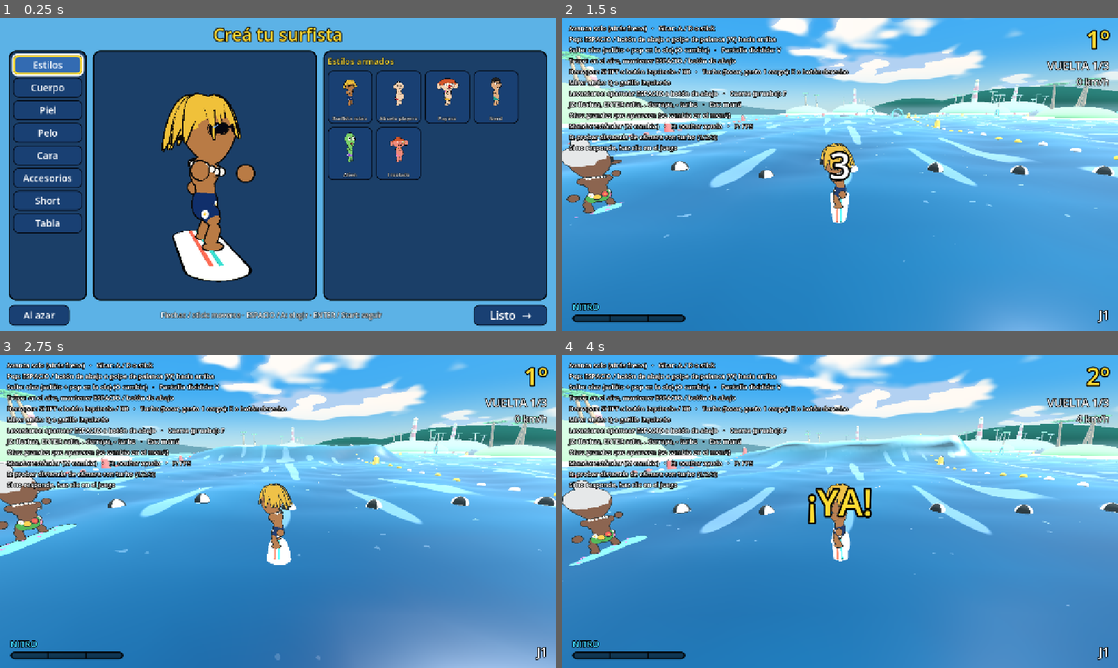
Above: before the commit, frames 1-4 (two rows, left to right).
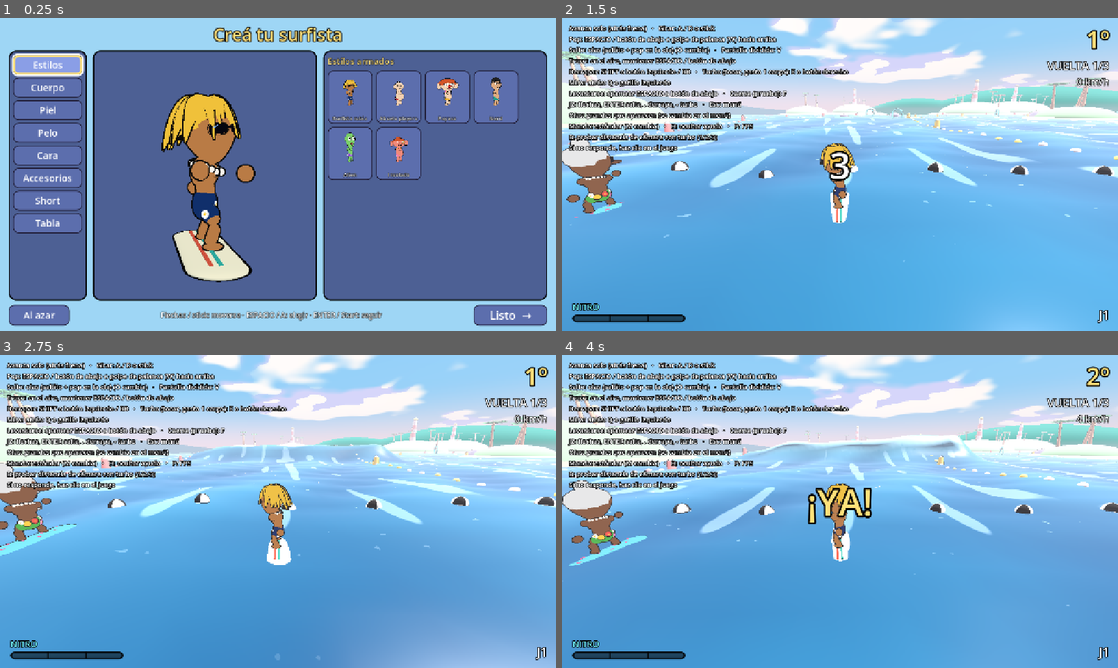
Above: after the commit, the same moments.

Repository: asimplesurfer/simplesurf
Game: Godot game, scene res://ui/menus/character_select.tscn
Two runs of this game, one before a commit and one after it. Both use one fixed random seed, a clock stepped at 60 frames per second and the inputs below. Sound files missing from this copy of the repository are replaced by a short silence.
Inputs (mouse positions are in pixels of both pictures, inside the frame that each line leads up to):
- Up to frame 1 (0.25 s): no input
- Up to frame 2 (1.5 s): tap Enter (ui_accept) at 0.5, 0.77 s; move the mouse to (962, 158) at 0.52 s; hold D (p1_right) 0.53-1.25 s; hold Space (p1_a) 0.53-1.25 s; click (962, 158) at 0.67 s; drag from (728, 190) to (812, 237) at 1.27 s
- Up to frame 3 (2.75 s): move the mouse to (333, 442) at 2.02 s; hold D (p1_right) from 2.03 s (still down); tap Shift (p1_drift) at 2.1 s
- Up to frame 4 (4 s): release D (p1_right) at 2.75 s; drag from (812, 574) to (673, 464) at 2.77 s; move the mouse to (1006, 558) at 3.52 s; hold A (p1_left) from 3.53 s (still down); tap T (p1_storm) at 3.6 s; tap Enter (ui_accept) at 3.77 s

The runs differ from the first frame. In frame 1, 92% of the frame differs, in the area x 0-100%, y 0-100%; in frame 2, 87%; in frame 3, 78%; in frame 4, 87%.

Commit message:
Paleta pastel de playa y verano
- core/visual/palette.gd: una sola paleta (arena, menta, coral, manteca,
  aqua, durazno, lila, rosa) que usan islas, boyas, círculos, rocas, el
  atolón, el modo libre, el HUD y el menú.
- Cielo más claro con bruma lila en el horizonte, nubes con sombra lila,
  agua turquesa suave (con profundidad), luz más suave y cálida.
- Los materiales cartoon compensan la luz: el color que se elige es el que
  se ve (antes los tonos claros se quemaban a blanco).
- La tormenta mantiene sus tonos propios (fija también el brillo y la
  espuma del agua).

Co-Authored-By: Claude Opus 5.5 <noreply@anthropic.com>
Claude-Session: https://claude.ai/code/session_0158oNfJa2g5qsqyuATh8Mjh

Diff:
--- /dev/null
+++ b/core/visual/palette.gd
@@ -0,0 +1,38 @@
+class_name Palette
+extends RefCounted
+## Paleta del juego: tonos pastel de playa y verano (suaves, claros, que se
+## lleven bien entre sí). Todo lo que tiene color propio lo toma de acá, así
+## se ajusta en un solo lugar. (La tormenta usa sus propios tonos grises: ver
+## storm.gd.)
+
+# Playa e islas
+const SAND := Color(0.98, 0.83, 0.64)
+const GRASS := Color(0.6, 0.87, 0.62)
+const LEAVES := Color(0.42, 0.78, 0.56)
+const TRUNK := Color(0.84, 0.66, 0.52)
+const ROCK := Color(0.62, 0.63, 0.74)
+const VOLCANO := Color(0.66, 0.56, 0.58)
+const LAVA := Color(1.0, 0.6, 0.45)
+const STONE := Color(0.76, 0.7, 0.72)
+const MOSS := Color(0.55, 0.8, 0.6)
+const WOOD := Color(0.72, 0.55, 0.45)
+const SAIL := Color(1.0, 0.96, 0.9)
+
+# Colores vivos pero suaves (boyas, círculos, carteles)
+const WHITE := Color(1.0, 0.98, 0.96)
+const CORAL := Color(1.0, 0.56, 0.55)
+const BUTTER := Color(1.0, 0.88, 0.48)
+const AQUA := Color(0.42, 0.9, 0.92)
+const PEACH := Color(1.0, 0.72, 0.52)
+const LILAC := Color(0.76, 0.68, 0.98)
+const PINK := Color(1.0, 0.66, 0.82)
+const MINT := Color(0.58, 0.95, 0.74)
+
+# Interfaz (menú, HUD)
+const UI_SKY := Color(0.62, 0.84, 0.96)
+const UI_PANEL := Color(0.25, 0.3, 0.52, 0.86)
+const UI_TILE := Color(0.36, 0.43, 0.68)
+const UI_TILE_HOVER := Color(0.45, 0.53, 0.8)
+const UI_TILE_ON := Color(0.54, 0.62, 0.9)
+const UI_INK := Color(0.13, 0.12, 0.22)
+const UI_SOFT_TEXT := Color(0.92, 0.94, 1.0)
--- a/core/visual/toon_material.gd
+++ b/core/visual/toon_material.gd
@@ -5,10 +5,17 @@
 const OUTLINE_SHADER := preload("res://assets/shaders/outline.gdshader")
 
 
+## Cuánto ilumina la escena de día (sol + luz ambiente) la cara iluminada de un
+## objeto. El color que se pide es el que se VE iluminado: se divide por esto,
+## así los tonos pastel no se queman a blanco.
+const LIT := 1.35
+
+
 ## Material con sombreado tipo cartoon y contorno. outline_width = 0 lo quita.
+## `color` es como se ve con luz de día.
 static func make(color: Color, outline_width: float = 0.035) -> StandardMaterial3D:
 	var m := StandardMaterial3D.new()
-	m.albedo_color = color
+	m.albedo_color = Color(color.r / LIT, color.g / LIT, color.b / LIT, color.a)
 	m.diffuse_mode = BaseMaterial3D.DIFFUSE_TOON
 	m.specular_mode = BaseMaterial3D.SPECULAR_TOON
 	m.roughness = 0.8
--- a/main.tscn
+++ b/main.tscn
@@ -19,11 +19,11 @@
 background_mode = 2
 sky = SubResource("Sky_tropical")
 ambient_light_source = 2
-ambient_light_color = Color(0.75, 0.88, 1, 1)
-ambient_light_energy = 0.45
+ambient_light_color = Color(0.92, 0.9, 1, 1)
+ambient_light_energy = 0.6
 reflected_light_source = 1
 fog_enabled = true
-fog_light_color = Color(0.7, 0.9, 0.98, 1)
+fog_light_color = Color(0.93, 0.9, 0.96, 1)
 fog_sky_affect = 0.0
 fog_density = 0.0045
 
@@ -34,7 +34,8 @@
 
 [node name="Sun" type="DirectionalLight3D" parent="."]
 rotation = Vector3(-0.96, 0.61, 0)
-light_energy = 1.1
+light_color = Color(1, 0.97, 0.92, 1)
+light_energy = 0.85
 shadow_enabled = true
 directional_shadow_max_distance = 50.0
 
--- a/sandbox.tscn
+++ b/sandbox.tscn
@@ -18,11 +18,11 @@
 background_mode = 2
 sky = SubResource("Sky_tropical")
 ambient_light_source = 2
-ambient_light_color = Color(0.75, 0.88, 1, 1)
-ambient_light_energy = 0.45
+ambient_light_color = Color(0.92, 0.9, 1, 1)
+ambient_light_energy = 0.6
 reflected_light_source = 1
 fog_enabled = true
-fog_light_color = Color(0.7, 0.9, 0.98, 1)
+fog_light_color = Color(0.93, 0.9, 0.96, 1)
 fog_sky_affect = 0.0
 fog_density = 0.0045
 
@@ -33,7 +33,8 @@
 
 [node name="Sun" type="DirectionalLight3D" parent="."]
 rotation = Vector3(-0.96, 0.61, 0)
-light_energy = 1.1
+light_color = Color(1, 0.97, 0.92, 1)
+light_energy = 0.85
 shadow_enabled = true
 directional_shadow_max_distance = 50.0
 
--- a/tests/suites/test_maps.gd
+++ b/tests/suites/test_maps.gd
@@ -266,9 +266,13 @@
 	root.add_child(sunny)
 	await process_frame
 	var sunny_env := (sunny.get_node("WorldEnvironment") as WorldEnvironment).environment
+	# La luz ambiente de día, tal como viene en la escena.
+	var fresh: Node = load("res://main.tscn").instantiate()
+	var day_ambient: float = (fresh.get_node("WorldEnvironment") as WorldEnvironment).environment.ambient_light_energy
+	fresh.free()
 	_check(
 		(sunny.get_node("Course") as Course).storm == null and sunny_env.sky.sky_material.get_shader_parameter("zenith_color") == null
-		and absf(sunny_env.ambient_light_energy - 0.45) < 0.01
+		and absf(sunny_env.ambient_light_energy - day_ambient) < 0.01
 		and (sunny.get_node("Water") as Water).waves.max_height() < 1.0,
 		"con sol, sin tormenta (cielo azul y mar normal)"
 	)
--- a/ui/hud/hud.gd
+++ b/ui/hud/hud.gd
@@ -6,9 +6,9 @@
 
 @export var rider_path: NodePath
 
-const PROMPT_COLOR := Color(1.0, 0.86, 0.2)
-const NITRO_COLOR := Color(0.25, 0.85, 1.0)
-const BAD_COLOR := Color(1.0, 0.4, 0.35)
+const PROMPT_COLOR := Palette.BUTTER
+const NITRO_COLOR := Palette.AQUA
+const BAD_COLOR := Palette.CORAL
 const SPEED_LINES_SHADER := preload("res://ui/shaders/speed_lines.gdshader")
 const SPLASH_SHADER := preload("res://ui/shaders/wave_splash.gdshader")
 ## Duración del efecto de atravesar una ola (s): golpe de agua y gotas que chorrean.
@@ -32,13 +32,13 @@
 
 ## Colores del contador de trucos: cuanto más vueltas, más "caliente".
 const TRICK_COLORS: Array[Color] = [
-	Color(1.0, 1.0, 1.0),
-	Color(0.45, 0.9, 1.0),
-	Color(0.5, 1.0, 0.5),
-	Color(1.0, 0.9, 0.25),
-	Color(1.0, 0.6, 0.2),
-	Color(1.0, 0.32, 0.3),
-	Color(1.0, 0.35, 0.9),
+	Palette.WHITE,
+	Palette.AQUA,
+	Palette.MINT,
+	Palette.BUTTER,
+	Palette.PEACH,
+	Palette.CORAL,
+	Palette.PINK,
 ]
 
 const COMPACT_SCALE := 0.6
@@ -262,7 +262,7 @@
 		_waves_box.visible = true
 		var level := GameSettings.sandbox_wave_level
 		for k in _wave_bars.size():
-			_wave_bars[k].color = Color(0.3, 0.85, 1.0) if k < level else Color(0.0, 0.0, 0.0, 0.45)
+			_wave_bars[k].color = Palette.AQUA if k < level else Color(0.0, 0.0, 0.0, 0.45)
 		_center_label.visible = _center_time > 0.0
 	elif _race():
 		var race := _race()
--- a/ui/menus/character_select.gd
+++ b/ui/menus/character_select.gd
@@ -19,8 +19,8 @@
 
 const RACE_SCENE := "res://main.tscn"
 const SANDBOX_SCENE := "res://sandbox.tscn"
-const YELLOW := Color(1.0, 0.86, 0.2)
-const PANEL_BG := Color(0.05, 0.15, 0.3, 0.82)
+const YELLOW := Palette.BUTTER
+const PANEL_BG := Palette.UI_PANEL
 const TILE := Vector2(104.0, 122.0)
 ## Segundos sin tocar nada para que arranque la demo (carrera de bots).
 const IDLE_DEMO_TIME := 10.0
@@ -131,7 +131,7 @@
 	_cam = null
 	set_anchors_preset(Control.PRESET_FULL_RECT)
 	var bg := ColorRect.new()
-	bg.color = Color(0.36, 0.7, 0.9)
+	bg.color = Palette.UI_SKY
 	bg.set_anchors_preset(Control.PRESET_FULL_RECT)
 	add_child(bg)
 	_thumbs = ThumbRenderer.new()
@@ -140,7 +140,7 @@
 		_build_creator()
 	else:
 		_build_setup()
-	_demo_label = _label("", 16, Color(0.9, 0.97, 1.0))
+	_demo_label = _label("", 16, Palette.UI_SOFT_TEXT)
 	_demo_label.position = Vector2(20.0, 4.0)
 	add_child(_demo_label)
 
@@ -689,12 +689,12 @@
 	b.set_meta("selected", selected)
 	for state in ["normal", "hover", "pressed", "focus"]:
 		var sb := StyleBoxFlat.new()
-		sb.bg_color = Color(0.1, 0.25, 0.45) if state != "hover" else Color(0.16, 0.34, 0.58)
+		sb.bg_color = Palette.UI_TILE if state != "hover" else Palette.UI_TILE_HOVER
 		if selected or state == "pressed":
-			sb.bg_color = Color(0.2, 0.42, 0.7)
+			sb.bg_color = Palette.UI_TILE_ON
 		sb.set_corner_radius_all(12)
 		sb.set_border_width_all(5 if selected else 2)
-		sb.border_color = YELLOW if selected else Color(0.02, 0.05, 0.1)
+		sb.border_color = YELLOW if selected else Palette.UI_INK
 		if state == "focus":
 			sb.bg_color = Color(0, 0, 0, 0)
 			sb.set_border_width_all(4)
--- a/ui/race/results_panel.gd
+++ b/ui/race/results_panel.gd
@@ -42,7 +42,7 @@
 	_panel.offset_top = -170.0
 	_panel.offset_bottom = 170.0
 	var style := StyleBoxFlat.new()
-	style.bg_color = Color(0.02, 0.1, 0.2, 0.85)
+	style.bg_color = Palette.UI_PANEL
 	style.set_corner_radius_all(18)
 	style.set_border_width_all(4)
 	style.border_color = Color.BLACK
@@ -54,10 +54,10 @@
 	var box := VBoxContainer.new()
 	box.add_theme_constant_override("separation", 14)
 	_panel.add_child(box)
-	box.add_child(_label("Resultados", 44, Color(1.0, 0.86, 0.2)))
+	box.add_child(_label("Resultados", 44, Palette.BUTTER))
 	_list = _label("", 30, Color.WHITE)
 	box.add_child(_list)
-	box.add_child(_label("R o Start: otra carrera\nC o Esc: cambiar personaje", 18, Color(0.8, 0.9, 1.0)))
+	box.add_child(_label("R o Start: otra carrera\nC o Esc: cambiar personaje", 18, Palette.UI_SOFT_TEXT))
 
 
 func _label(text: String, font_size: int, color: Color) -> Label:
--- a/world/course/course_markers.gd
+++ b/world/course/course_markers.gd
@@ -56,8 +56,8 @@
 ## Bordes de la pista: una corchera continua a cada lado (flotadores cada
 ## pocos metros, de dos colores) y boyas grandes cada tanto para verlas de lejos.
 func _build_buoys() -> void:
-	var yellow := Color(1.0, 0.82, 0.2)
-	var red := Color(0.95, 0.28, 0.25)
+	var yellow := Palette.BUTTER
+	var red := Palette.CORAL
 	# Adentro (derecha del que corre) amarilla; afuera (izquierda) roja.
 	_add_rope(-half_width, yellow)
 	_add_rope(half_width, red)
@@ -92,7 +92,7 @@
 		var a := TAU * i / count
 		var p := track.position_at(a, lateral)
 		mm.set_instance_transform(i, Transform3D(Basis.IDENTITY, p))
-		mm.set_instance_color(i, color if (i / 2) % 2 == 0 else Color(0.97, 0.97, 0.97))
+		mm.set_instance_color(i, color if (i / 2) % 2 == 0 else Palette.WHITE)
 	var mmi := MultiMeshInstance3D.new()
 	mmi.name = "Rope"
 	mmi.multimesh = mm
@@ -117,7 +117,7 @@
 	top_mesh.height = 0.5
 	top_mesh.radial_segments = 8
 	top_mesh.rings = 4
-	top_mesh.material = ToonMaterial.make(Color(0.97, 0.97, 0.97), 0.03)
+	top_mesh.material = ToonMaterial.make(Palette.WHITE, 0.03)
 	# Todas las boyas de un borde en dos MultiMesh (base y punta): pocas
 	# llamadas de dibujo. Flotan igual que las corcheras.
 	var points: Array[Vector3] = []
@@ -162,7 +162,7 @@
 	pole_mesh.top_radius = 0.5
 	pole_mesh.bottom_radius = 0.6
 	pole_mesh.height = 11.0
-	pole_mesh.material = ToonMaterial.make(Color(0.95, 0.95, 0.95), 0.06)
+	pole_mesh.material = ToonMaterial.make(Palette.WHITE, 0.06)
 	for p in [inner, outer]:
 		var pole := MeshInstance3D.new()
 		pole.mesh = pole_mesh
--- a/world/island/island.gd
+++ b/world/island/island.gd
@@ -10,10 +10,10 @@
 ## Volcán: un cono de roca con lava en el cráter y humo (en vez de la loma).
 @export var volcano: bool = false
 
-const SAND := Color(0.98, 0.86, 0.6)
-const GRASS := Color(0.45, 0.78, 0.35)
-const TRUNK := Color(0.6, 0.42, 0.25)
-const LEAVES := Color(0.25, 0.65, 0.3)
+const SAND := Palette.SAND
+const GRASS := Palette.GRASS
+const TRUNK := Palette.TRUNK
+const LEAVES := Palette.LEAVES
 
 
 func _ready() -> void:
@@ -71,7 +71,7 @@
 	cone.bottom_radius = radius * 0.78
 	cone.height = radius * 0.95
 	cone.radial_segments = 32
-	cone.material = ToonMaterial.make(Color(0.42, 0.34, 0.3), 0.0)
+	cone.material = ToonMaterial.make(Palette.VOLCANO, 0.0)
 	var top_y := 0.6 + cone.height
 	_add_mesh(cone, Vector3(0.0, 0.6 + cone.height * 0.5, 0.0))
 	# Lava en el cráter (brilla aunque sea de noche).
@@ -81,7 +81,7 @@
 	lava.height = 0.6
 	var lava_mat := StandardMaterial3D.new()
 	lava_mat.shading_mode = BaseMaterial3D.SHADING_MODE_UNSHADED
-	lava_mat.albedo_color = Color(1.0, 0.45, 0.1)
+	lava_mat.albedo_color = Palette.LAVA
 	lava.material = lava_mat
 	_add_mesh(lava, Vector3(0.0, top_y - 0.1, 0.0))
 	# Chorros de lava bajando por la ladera.
@@ -212,7 +212,7 @@
 
 
 func _add_lighthouse(base: Vector3) -> void:
-	var colors := [Color(0.97, 0.97, 0.97), Color(0.9, 0.25, 0.25)]
+	var colors := [Palette.WHITE, Palette.CORAL]
 	var y := 0.0
 	for i in 5:
 		var seg := CylinderMesh.new()
@@ -225,5 +225,5 @@
 	var lamp := SphereMesh.new()
 	lamp.radius = 1.4
 	lamp.height = 2.8
-	lamp.material = ToonMaterial.make(Color(1.0, 0.9, 0.4), 0.06)
+	lamp.material = ToonMaterial.make(Palette.BUTTER, 0.06)
 	_add_mesh(lamp, base + Vector3(0.0, y + 0.8, 0.0))
--- a/world/maps/atoll_extras.gd
+++ b/world/maps/atoll_extras.gd
@@ -24,8 +24,8 @@
 	arch.name = "RockArch"
 	arch.position = Vector3(0.0, 0.0, -143.4)
 	course.add_child(arch)
-	var stone := ToonMaterial.make(Color(0.5, 0.42, 0.36), 0.12)
-	var moss := ToonMaterial.make(Color(0.36, 0.55, 0.3), 0.12)
+	var stone := ToonMaterial.make(Palette.STONE, 0.12)
+	var moss := ToonMaterial.make(Palette.MOSS, 0.12)
 	var arng := RandomNumberGenerator.new()
 	arng.seed = 77
 	var steps := 15
@@ -67,7 +67,7 @@
 	ship.position = at
 	ship.rotation = Vector3(0.18, 0.7, 0.35)
 	ship.scale = Vector3.ONE * 1.5
-	var wood := ToonMaterial.make(Color(0.42, 0.27, 0.15), 0.12)
+	var wood := ToonMaterial.make(Palette.WOOD, 0.12)
 	var hull := MeshInstance3D.new()
 	var cap := CapsuleMesh.new()
 	cap.radius = 3.0
@@ -90,7 +90,7 @@
 	var sail := MeshInstance3D.new()
 	var quad := BoxMesh.new()
 	quad.size = Vector3(5.0, 4.0, 0.1)
-	quad.material = ToonMaterial.make(Color(0.92, 0.88, 0.78), 0.08)
+	quad.material = ToonMaterial.make(Palette.SAIL, 0.08)
 	sail.mesh = quad
 	sail.position = Vector3(0.6, 7.0, -1.5)
 	sail.rotation = Vector3(0.0, 0.3, 0.3)
@@ -98,7 +98,7 @@
 	var flag := MeshInstance3D.new()
 	var fq := BoxMesh.new()
 	fq.size = Vector3(1.6, 1.0, 0.05)
-	fq.material = ToonMaterial.make(Color(0.08, 0.08, 0.1), 0.0)
+	fq.material = ToonMaterial.make(Palette.UI_INK, 0.0)
 	flag.mesh = fq
 	flag.position = Vector3(1.9, 10.4, -1.5)
 	ship.add_child(flag)
--- a/world/nitro_ring.gd
+++ b/world/nitro_ring.gd
@@ -7,7 +7,7 @@
 ## Segundos antes de que el mismo Rider pueda volver a agarrarlo.
 @export var cooldown: float = 2.0
 
-const COLOR := Color(0.25, 0.9, 1.0)
+const COLOR := Palette.AQUA
 
 var _ring: MeshInstance3D
 var _cooldowns: Dictionary = {}
--- a/world/rock.gd
+++ b/world/rock.gd
@@ -7,7 +7,7 @@
 @export var height: float = 2.4
 @export var rock_seed: int = 0
 
-const COLOR := Color(0.32, 0.33, 0.36)
+const COLOR := Palette.ROCK
 
 
 func _ready() -> void:
--- a/world/sandbox_world.gd
+++ b/world/sandbox_world.gd
@@ -14,10 +14,10 @@
 const RING_COUNT := 14
 const GEYSER_CENTER := Vector2(-165.0, 70.0)
 
-const RED := Color(0.95, 0.28, 0.25)
-const YELLOW := Color(1.0, 0.85, 0.2)
-const CYAN := Color(0.25, 0.9, 1.0)
-const ORANGE := Color(1.0, 0.55, 0.15)
+const RED := Palette.CORAL
+const YELLOW := Palette.BUTTER
+const CYAN := Palette.AQUA
+const ORANGE := Palette.PEACH
 
 var rings: Array[NitroRing] = []
 var geysers: Array[Geyser] = []
@@ -82,7 +82,7 @@
 		geysers.append(g)
 	for k in 16:
 		var a := TAU * k / 16.0
-		_add_buoy(GEYSER_CENTER + Vector2(cos(a), sin(a)) * 34.0, ORANGE if k % 2 == 0 else Color(0.97, 0.97, 0.97))
+		_add_buoy(GEYSER_CENTER + Vector2(cos(a), sin(a)) * 34.0, ORANGE if k % 2 == 0 else Palette.WHITE)
 
 
 func _add_buoy(at: Vector2, color: Color) -> void:
@@ -105,7 +105,7 @@
 	sph.height = 0.56
 	sph.radial_segments = 8
 	sph.rings = 4
-	sph.material = ToonMaterial.make(Color(0.97, 0.97, 0.97), 0.03)
+	sph.material = ToonMaterial.make(Palette.WHITE, 0.03)
 	top.mesh = sph
 	top.position.y = 1.45
 	buoy.add_child(top)
@@ -123,7 +123,7 @@
 	base.top_radius = 1.4
 	base.bottom_radius = 1.8
 	base.height = 1.2
-	base.material = ToonMaterial.make(Color(0.97, 0.97, 0.97), 0.05)
+	base.material = ToonMaterial.make(Palette.WHITE, 0.05)
 	float_mesh.mesh = base
 	float_mesh.position.y = 0.3
 	tower.add_child(float_mesh)
--- a/world/sky/tropical_sky.gdshader
+++ b/world/sky/tropical_sky.gdshader
@@ -4,18 +4,18 @@
 // despacio, e islas volcánicas en el horizonte.
 shader_type sky;
 
-uniform vec3 zenith_color : source_color = vec3(0.05, 0.38, 0.82);
-uniform vec3 sky_color : source_color = vec3(0.25, 0.68, 0.96);
+uniform vec3 zenith_color : source_color = vec3(0.36, 0.62, 0.92);
+uniform vec3 sky_color : source_color = vec3(0.58, 0.82, 0.98);
 // Igual al color de la niebla del Environment, para que no se note el borde.
-uniform vec3 horizon_color : source_color = vec3(0.70, 0.90, 0.98);
-uniform vec3 glow_color : source_color = vec3(1.0, 0.80, 0.55);
-uniform vec3 sun_color : source_color = vec3(1.0, 0.96, 0.82);
+uniform vec3 horizon_color : source_color = vec3(0.93, 0.9, 0.96);
+uniform vec3 glow_color : source_color = vec3(1.0, 0.8, 0.74);
+uniform vec3 sun_color : source_color = vec3(1.0, 0.97, 0.88);
 uniform vec3 cloud_color : source_color = vec3(1.0, 1.0, 1.0);
-uniform vec3 cloud_shade : source_color = vec3(0.70, 0.82, 0.95);
-uniform vec3 cloud_warm : source_color = vec3(1.0, 0.90, 0.78);
-uniform vec3 island_color : source_color = vec3(0.13, 0.38, 0.36);
-uniform vec3 island_far_color : source_color = vec3(0.38, 0.62, 0.70);
-uniform vec3 ocean_color : source_color = vec3(0.06, 0.38, 0.62);
+uniform vec3 cloud_shade : source_color = vec3(0.84, 0.84, 0.98);
+uniform vec3 cloud_warm : source_color = vec3(1.0, 0.9, 0.86);
+uniform vec3 island_color : source_color = vec3(0.42, 0.68, 0.66);
+uniform vec3 island_far_color : source_color = vec3(0.7, 0.8, 0.88);
+uniform vec3 ocean_color : source_color = vec3(0.4, 0.72, 0.84);
 uniform float cloud_coverage : hint_range(0.0, 1.0) = 0.48;
 uniform float cloud_speed = 0.008;
 // Rayo a lo lejos (tormenta): azimut, semilla del zigzag y brillo (0 = no hay).
--- a/world/storm.gd
+++ b/world/storm.gd
@@ -256,6 +256,9 @@
 	_set_water(mat, "rising_color", Color(0.03, 0.1, 0.17))
 	_set_water(mat, "sky_tint", Color(0.5, 0.55, 0.62))
 	_set_water(mat, "glow_strength", 0.15)
+	# Tonos propios de la tormenta (no dependen de los del día).
+	_set_water(mat, "glow_color", Color(0.25, 0.95, 0.8))
+	_set_water(mat, "foam_color", Color(0.93, 0.98, 1.0))
 	_set_water(mat, "sky_reflect", 0.6)
 	# Espuma solo en las crestas más altas (si no, el mar picado se llena de manchas).
 	_set_water(mat, "foam_height", 0.42 * CHOP_SCALE * 0.5)
--- a/world/water/water.gdshader
+++ b/world/water/water.gdshader
@@ -9,22 +9,22 @@
 #include "res://world/water/water_surface.gdshaderinc"
 // Pista (centro x, centro z, radio de adentro, radio de afuera). 0 = sin pista.
 uniform vec4 track_band = vec4(0.0);
-uniform vec3 outside_color : source_color = vec3(0.03, 0.15, 0.27);
+uniform vec3 outside_color : source_color = vec3(0.11, 0.28, 0.42);
 
-uniform vec3 deep_color : source_color = vec3(0.03, 0.2, 0.34);
-uniform vec3 shallow_color : source_color = vec3(0.08, 0.35, 0.48);
+uniform vec3 deep_color : source_color = vec3(0.09, 0.28, 0.43);
+uniform vec3 shallow_color : source_color = vec3(0.19, 0.46, 0.58);
 uniform vec3 foam_color : source_color = vec3(0.93, 0.98, 1.0);
 uniform float foam_height = 0.42;
-uniform vec3 wave_color : source_color = vec3(0.14, 0.55, 0.6);
+uniform vec3 wave_color : source_color = vec3(0.32, 0.66, 0.7);
 // Agua donde se está por levantar una ola (más oscura, como una sombra).
-uniform vec3 rising_color : source_color = vec3(0.02, 0.14, 0.28);
+uniform vec3 rising_color : source_color = vec3(0.1, 0.26, 0.4);
 // Luz que atraviesa la parte fina de la ola (cerca de la cresta).
-uniform vec3 glow_color : source_color = vec3(0.25, 0.95, 0.8);
+uniform vec3 glow_color : source_color = vec3(0.6, 1.0, 0.9);
 uniform float glow_strength = 0.25;
 // Color del cielo que se refleja en ángulos rasantes.
-uniform vec3 sky_tint : source_color = vec3(0.6, 0.76, 0.86);
+uniform vec3 sky_tint : source_color = vec3(0.72, 0.8, 0.92);
 // Cuánto refleja el cielo en ángulos rasantes (la tormenta usa 0,6).
-uniform float sky_reflect = 0.42;
+uniform float sky_reflect = 0.36;
 // Lluvia pegando en el mar (0 = no llueve): circulitos que se abren donde cae
 // una gota, con un puntito de salpicadura al principio.
 uniform float rain_ripples = 0.0;
Not shown, added: core/visual/palette.gd.uid
Not shown, added: tests/water_match.gd.uid
Not shown, added: tests/water_probe.gdshader.uid
